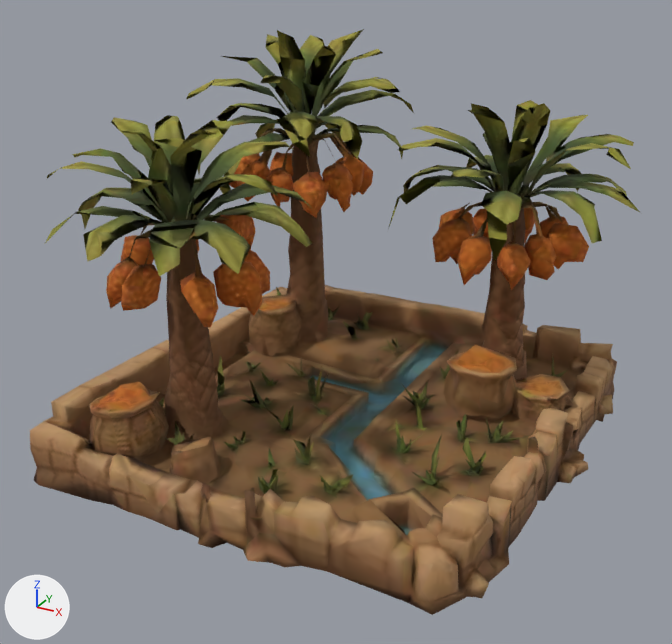
Before and after pictures for a commit that changed the glTF model rainkeep/models/map/farm.glb.
Camera for both pictures: a 50 mm lens placed at (0.815, -1.545, 0.619), pointed at (-0.001, -0.061, -0.123). The axes (+X, +Y, +Z) are drawn at lower left. The lights are the same throughout. The picture after the commit comes second. Where no turn or scale is listed for an object, it has been applied to the vertices. Vertices at exactly the same position are counted once.

The scene before the commit, as lines of its bpy script (objects in view):
```python
me_tripo_mesh_47f7e23c_4b03_4026_8510_93f691dd5bdf = bpy.data.meshes.new('tripo_mesh_47f7e23c-4b03-4026-8510-93f691dd5bdf')
me_tripo_mesh_47f7e23c_4b03_4026_8510_93f691dd5bdf.from_pydata(...)  # 3396 vertices, 6712 faces; spans x -0.493..0.493, y -0.485..0.485, z -0.402..0.402
me_tripo_mesh_47f7e23c_4b03_4026_8510_93f691dd5bdf.materials.append(mat_tripo_material_47f7e23c_4b03_4026_8510_93f691dd5bdf)  # picture img_color_47f7e23c_4b03_4026_8510_93f691dd5bdf
ob_tripo_node_47f7e23c_4b03_4026_8510_93f691dd5bdf = bpy.data.objects.new('tripo_node_47f7e23c-4b03-4026-8510-93f691dd5bdf', me_tripo_mesh_47f7e23c_4b03_4026_8510_93f691dd5bdf)
ob_tripo_node_47f7e23c_4b03_4026_8510_93f691dd5bdf.location = (0.002, 0.002, 0.0)
```
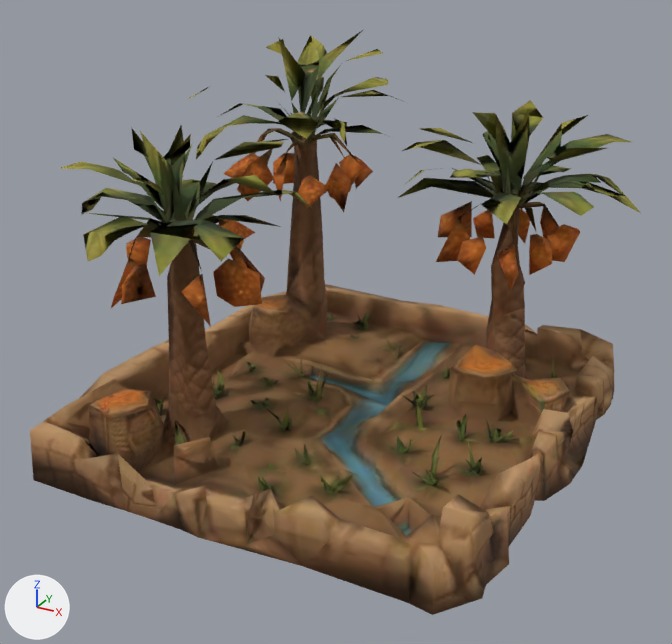
Where the newer file only moved an object's origin or applied its transform, the numbers keep the older frame.

Changed parts and their boxes [x1, y1, x2, y2] in the pictures (672 x 644 px):
'tripo_node_47f7e23c-4b03-4026-8510-93f691dd5bdf', reshaped: before [30, 29, 640, 615]; after [30, 30, 640, 615]
part 1 of me_tripo_mesh_47f7e23c_4b03_4026_8510_93f691dd5bdf, cut back: before [30, 29, 640, 615]; after [30, 100, 543, 511]
part 2 of me_tripo_mesh_47f7e23c_4b03_4026_8510_93f691dd5bdf, surface changed: before [152, 134, 287, 238]; after [152, 99, 631, 239]

What changed in the scene script:
```text
Change me_tripo_mesh_47f7e23c_4b03_4026_8510_93f691dd5bdf:
    used by ob_tripo_node_47f7e23c_4b03_4026_8510_93f691dd5bdf; location = (0.002, 0.002, 0.0)
    remove me_tripo_mesh_47f7e23c_4b03_4026_8510_93f691dd5bdf.from_pydata(...)  # 3396 vertices, 6712 faces; spans x -0.493..0.493, y -0.485..0.485, z -0.402..0.402
    add me_tripo_mesh_47f7e23c_4b03_4026_8510_93f691dd5bdf.from_pydata(...)  # 1715 vertices, 3299 faces; spans x -0.486..0.493, y -0.473..0.482, z -0.401..0.382
    me_tripo_mesh_47f7e23c_4b03_4026_8510_93f691dd5bdf part 1: 1683 vertices removed from x -0.493..0.493, y -0.485..0.485, z -0.402..0.402; 2 vertices added at x -0.332..0.2, y -0.471..0.321, z -0.318..0.242
    me_tripo_mesh_47f7e23c_4b03_4026_8510_93f691dd5bdf part 2: 12 kept faces spanning x -0.307..0.44, y -0.402..0.378, z 0.091..0.283 get new texture (UV) coordinates
```
